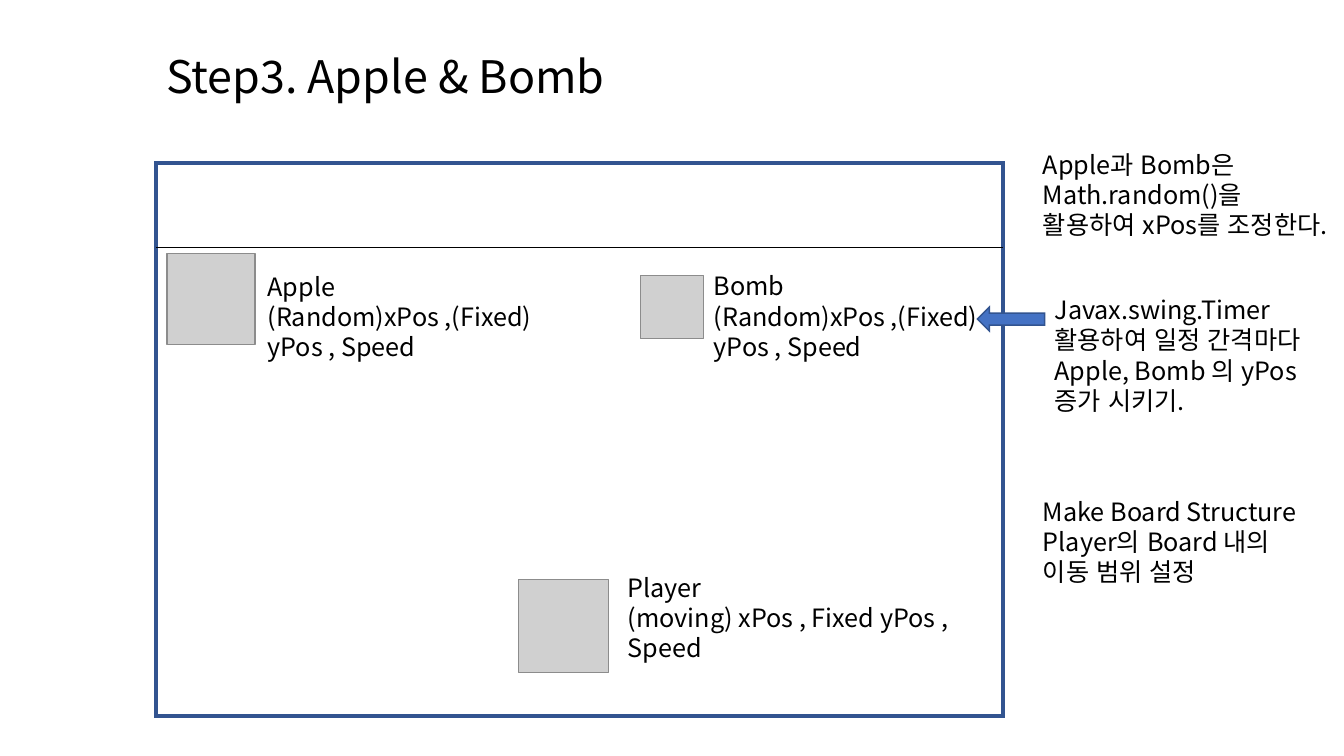
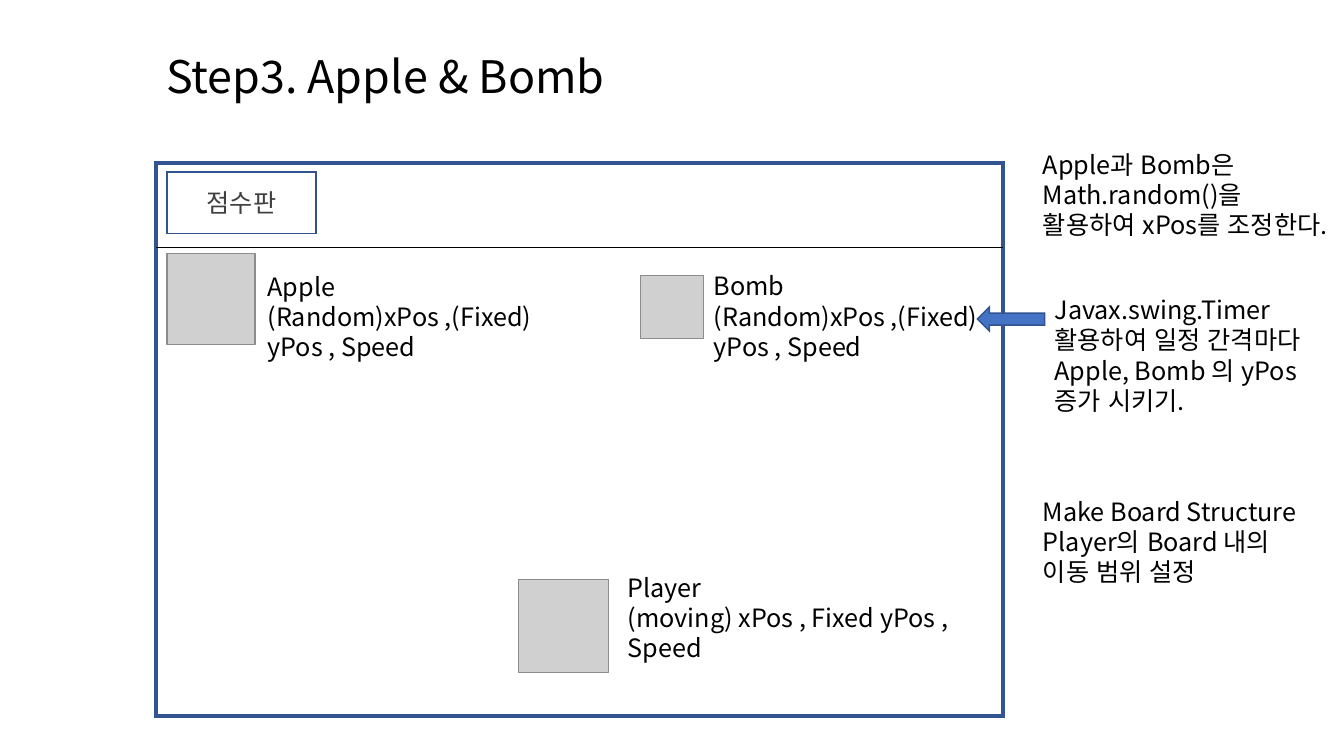
Before and after one commit to rkdntm1/DeadOrAlive, a slide deck: slide 11 of DeadOrAlive.pptx (slide 6 before the commit). Drawn at 1344x756 pixels with LibreOffice and Linux fonts; fonts in the diff are those of the drawing; grey boxes stand for pictures. Boxes give left, top, right and bottom in pixels: in the first picture for what was removed or moved away, otherwise in the second. Text is boxed around its words. In the diff, an @@ line names an element or a change of style, - is before the commit and + after.

```diff
--- a/DeadOrAlive.pptx
+++ b/DeadOrAlive.pptx
@@ rectangle added at [167, 172, 317, 234], fill #FFFFFF, outline #325491 1 pt, 18 pt, text #404040 @@
+점수판
```
Also in this commit, not shown: 3 other slides changed, 11 slides added, 25 other files.
